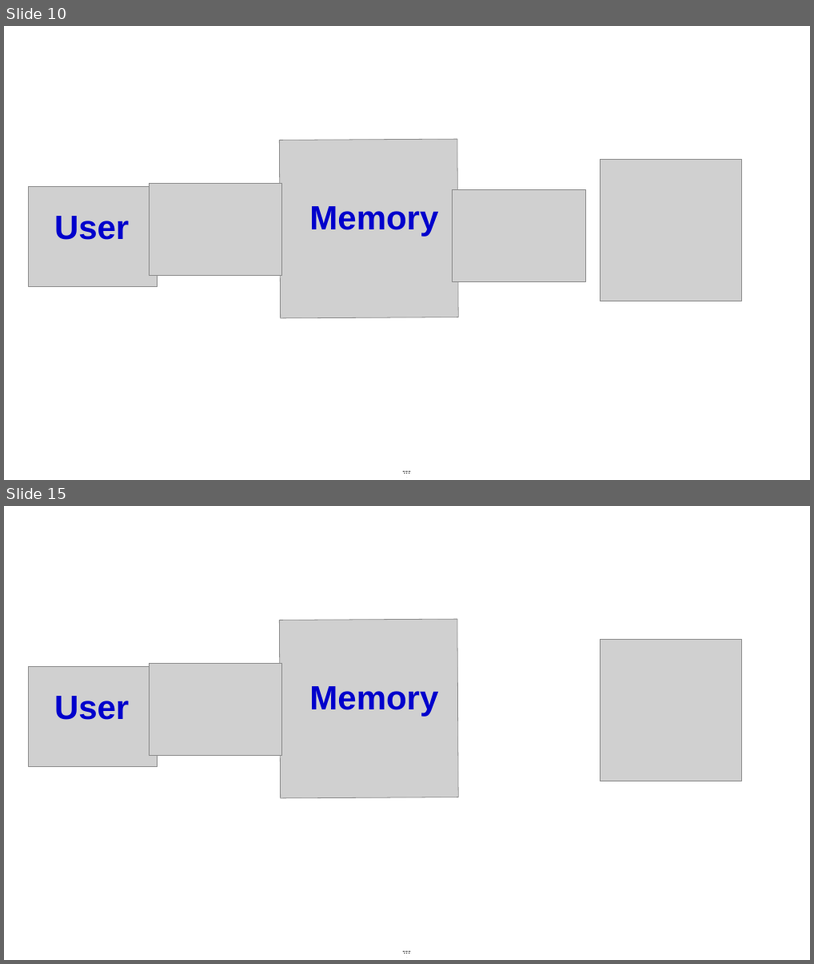
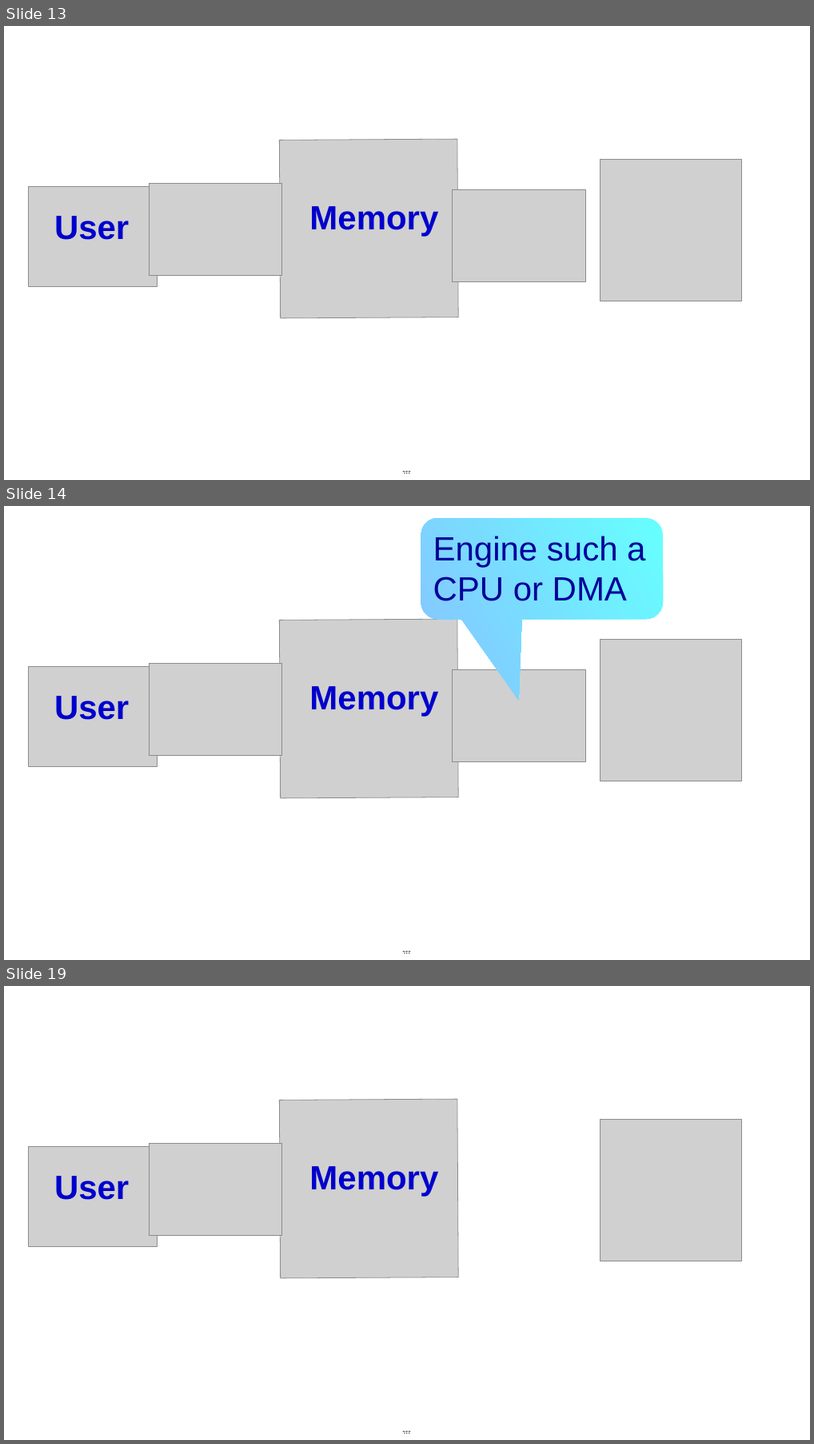
Before and after one commit to mlerman/WIN10LAP, a slide deck: Perso/Netmory_diagram_memory_center/Fri05182018-16342267.odp. Shown one above the other, each under a label of ours: slides 10 and 15 before the commit, slides 13, 14 and 19 after it; the slides between them are not shown. The pictures are 814x964 and 814x1444 pixels, drawn with LibreOffice and Linux fonts; fonts in the diff are those of the drawing; grey boxes stand for pictures. Boxes give left, top, right and bottom in pixels: in the first picture for what was removed or moved away, otherwise in the second. Text is boxed around its words. In the diff, an @@ line names an element or a change of style, - is before the commit and + after.

Commit message:
commit for Netmory_diagram_memory_center project from CELINE-PC

```diff
--- a/Perso/Netmory_diagram_memory_center/Fri05182018-16342267.odp
+++ b/Perso/Netmory_diagram_memory_center/Fri05182018-16342267.odp
@@ slide 14 added at (4,506,810,960), background #FFFFFF; not listed: 2 template elements that a slide beside it also shows @@
@@ rounded speech box added at (422,518,663,619), fill gradient #66FFFF to #83CAFF @@
@@ text added at (434,536,646,601), 40 pt, text #000099 @@
+Engine such a
+CPU or DMA
@@ picture added at (279,619,458,797) @@
@@ picture added at (601,639,742,780) @@
@@ picture added at (28,667,158,766) @@
@@ picture added at (149,664,282,756) @@
@@ picture added at (453,669,586,761) @@
@@ text added at (54,696,129,720), 40 pt, text #0000CC, bold @@
+User
@@ text added at (310,686,438,716), 40 pt, text #0000CC, bold @@
+Memory
@@ what was slide 10 is now slide 13 @@
@@ what was slide 15 is now slide 19 @@
```
Also in this commit, not shown: 13 slides changed, 3 other slides added, 1 other file.
